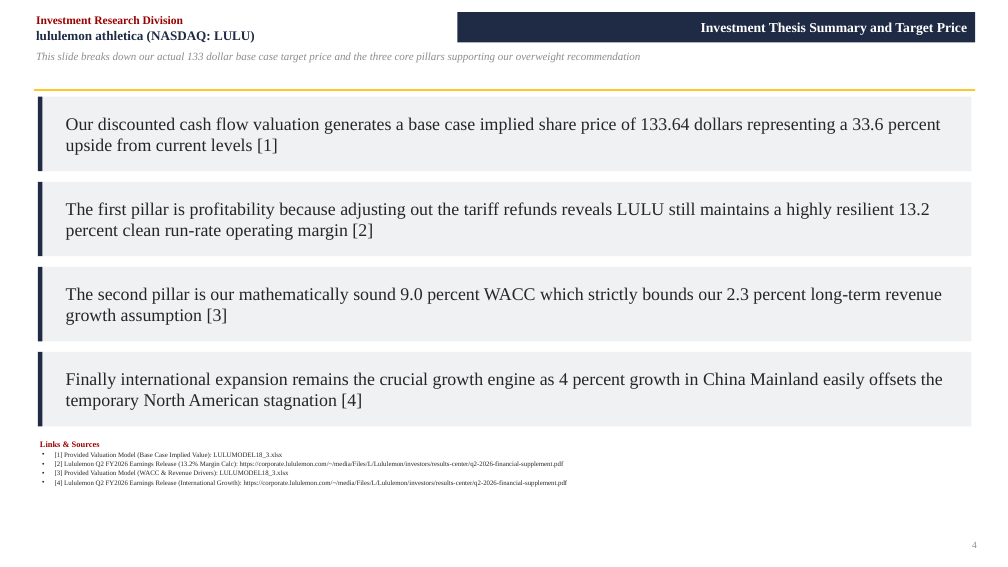
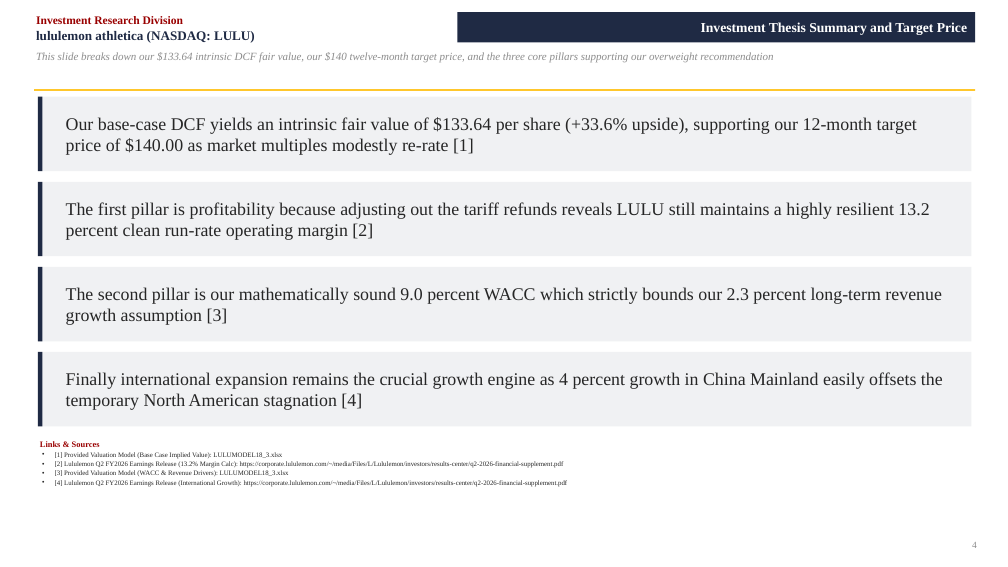
Before and after one commit to vengeanceaiUSC/RM, a slide deck: slide 4 of LULU/LULU_Investment_Pitch_Deck.pptx. Drawn at 1008x567 pixels with LibreOffice and Linux fonts; fonts in the diff are those of the drawing. Boxes give left, top, right and bottom in pixels: in the first picture for what was removed or moved away, otherwise in the second. Text is boxed around its words. In the diff, an @@ line names an element or a change of style, - is before the commit and + after.

```diff
--- a/LULU/LULU_Investment_Pitch_Deck.pptx
+++ b/LULU/LULU_Investment_Pitch_Deck.pptx
@@ text at [36,52,773,62]: text changed @@
-This slide breaks down our actual 133 dollar base case target price and the three core pillars supporting our overweight recommendation
+This slide breaks down our $133.64 intrinsic DCF fair value, our $140 twelve-month target price, and the three core pillars supporting our overweight recommendation
@@ text at [66,117,917,155]: text changed @@
-Our discounted cash flow valuation generates a base case implied share price of 133.64 dollars representing a 33.6 percent upside from current levels [1]
+Our base-case DCF yields an intrinsic fair value of $133.64 per share (+33.6% upside), supporting our 12-month target price of $140.00 as market multiples modestly re-rate [1]
```
Also in this commit, not shown: 3 other files.
